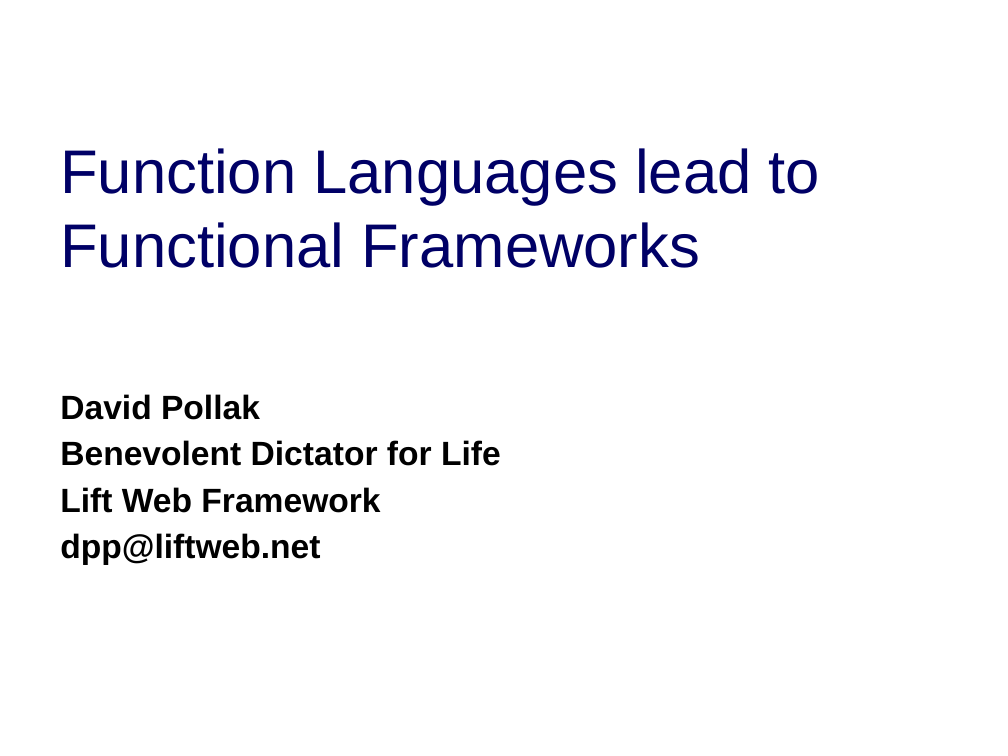
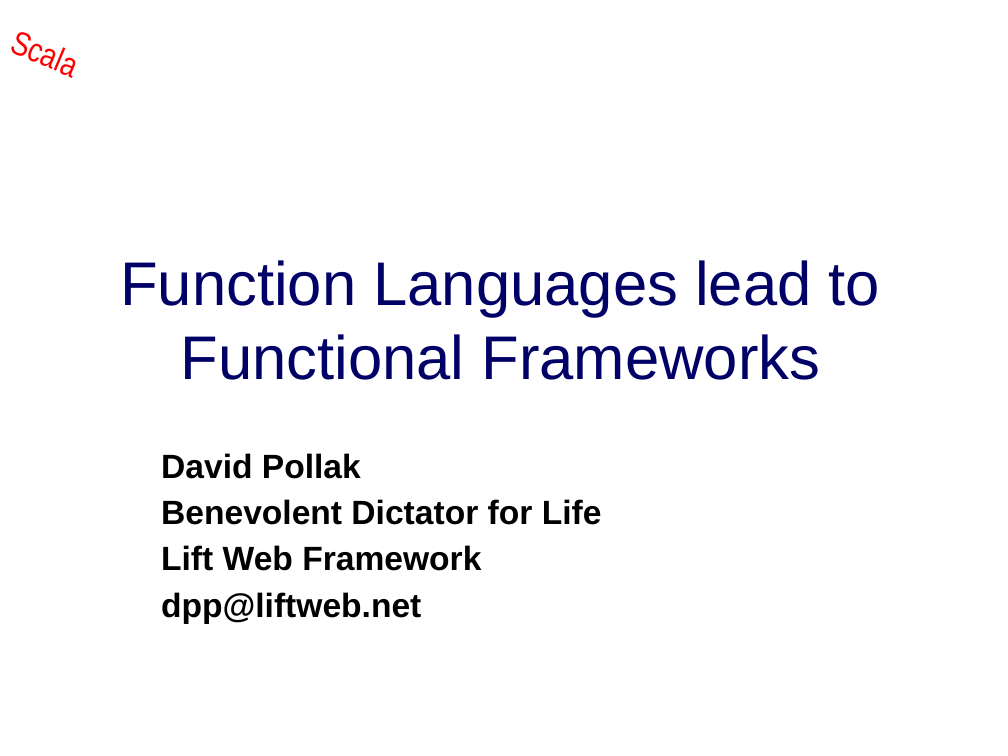
Before and after one commit to dpp/lift-samples, a slide deck: slide 1 of presentations/2009_dpp_qcon_tss/dpp_tss.ppt. Drawn at 1008x756 pixels with LibreOffice and Linux fonts; fonts in the diff are those of the drawing; background and template pictures are left out. Boxes give left, top, right and bottom in pixels: in the first picture for what was removed or moved away, otherwise in the second. Text is boxed around its words. In the diff, an @@ line names an element or a change of style, - is before the commit and + after.

```diff
--- a/presentations/2009_dpp_qcon_tss/dpp_tss.ppt
+++ b/presentations/2009_dpp_qcon_tss/dpp_tss.ppt
@@ text added at (x1=10, y1=0, x2=92, y2=86), 24 pt, text #FF0000 @@
+Scala
@@ title "Function Languages lead to Functional ..." moved from (x1=60, y1=148, x2=820, y2=268) to (x1=120, y1=260, x2=880, y2=380) @@
@@ title "Function Languages lead to Functional ..." at (x1=120, y1=260, x2=880, y2=380): alignment left to centre @@
@@ subtitle "David Pollak" moved from (x1=60, y1=394, x2=501, y2=565) to (x1=161, y1=453, x2=602, y2=624) @@
```
Also in this commit, not shown: 3 other slides changed, 12 slides added, 2 slides removed.
